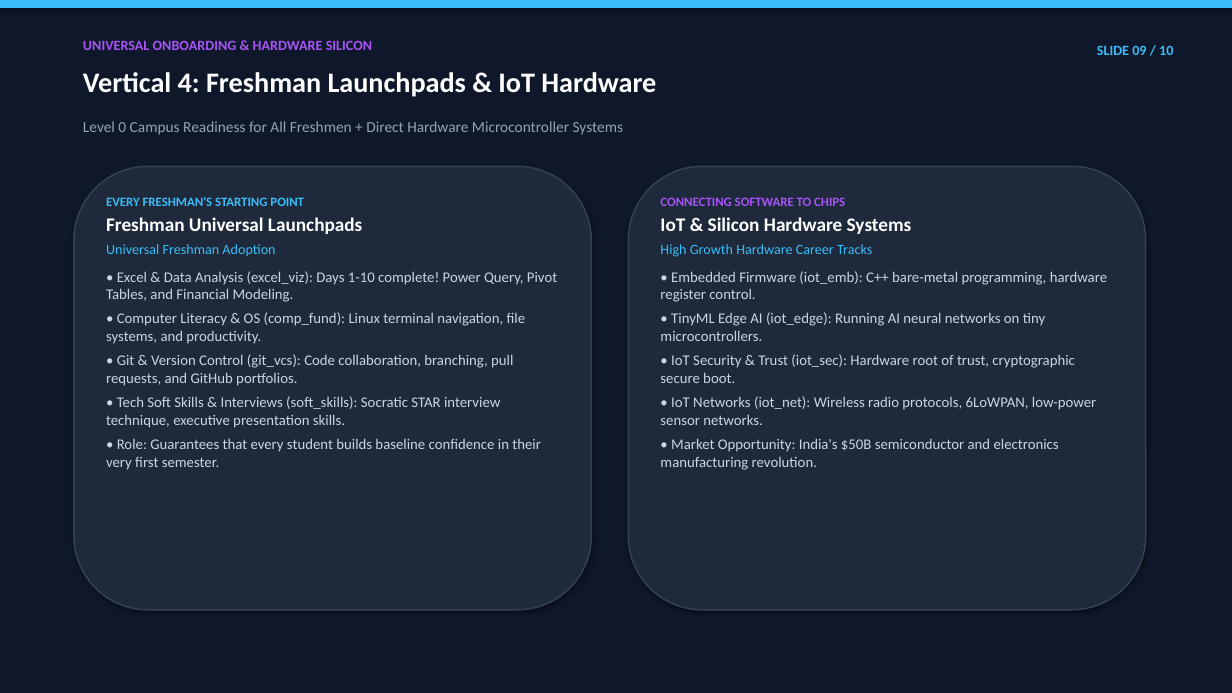
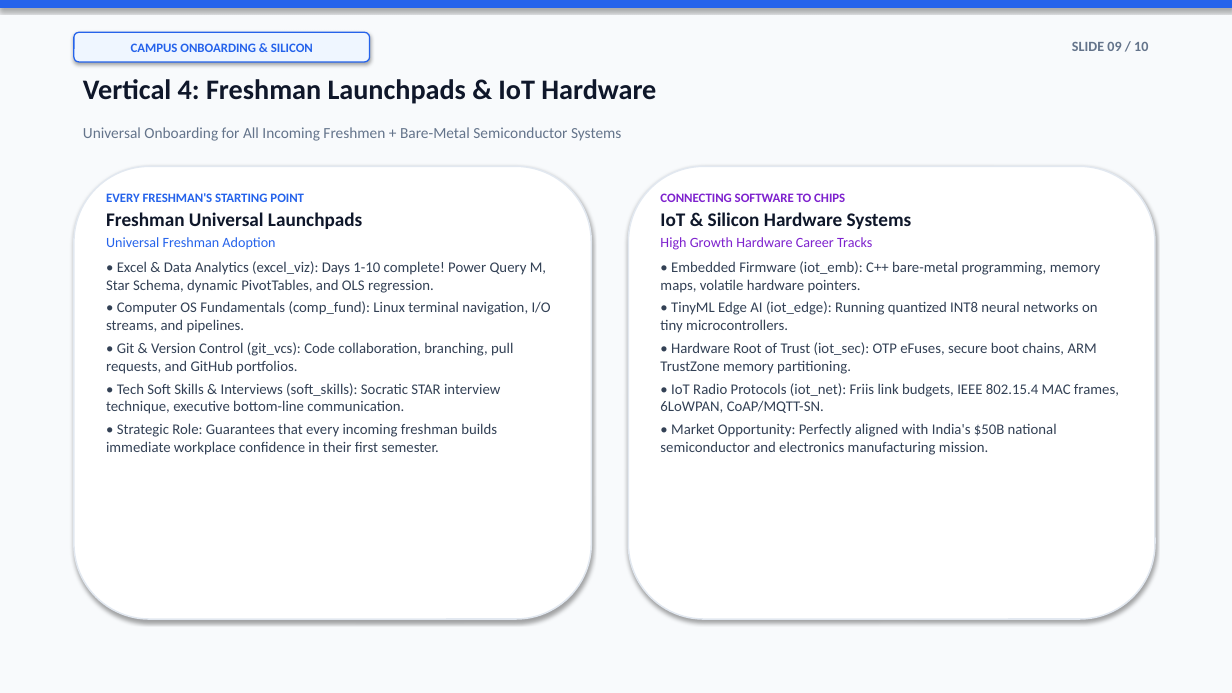
Before and after one commit to Vinay-N-Kashyap/Present-Career-os, a slide deck: slide 9 of docs/PINIT_CURRICULUM_AND_PRODUCT_10_SLIDE_PITCH_DECK.pptx. Drawn at 1232x693 pixels with LibreOffice and Linux fonts; fonts in the diff are those of the drawing. Boxes give left, top, right and bottom in pixels: in the first picture for what was removed or moved away, otherwise in the second. Text is boxed around its words. In the diff, an @@ line names an element or a change of style, - is before the commit and + after.

Commit message:
feat(presentation): redesign pitch deck with executive light theme, big KPI stats, and clean visual cards (TASK-688)

```diff
--- a/docs/PINIT_CURRICULUM_AND_PRODUCT_10_SLIDE_PITCH_DECK.pptx
+++ b/docs/PINIT_CURRICULUM_AND_PRODUCT_10_SLIDE_PITCH_DECK.pptx
@@ rectangle at (0,0,1232,693): fill #0F172A to #F8FAFC; outline #0F172A 0.75 pt to #F8FAFC 0.75 pt @@
@@ rectangle at (0,0,1232,7): fill #38BDF8 to #2563EB; outline #38BDF8 0.75 pt to #2563EB 0.75 pt @@
@@ rounded rectangle added at (74,32,370,62), fill #EFF6FF, outline #2563EB 1 pt, 10 pt, text #2563EB, bold @@
+CAMPUS ONBOARDING & SILICON
@@ text removed at (83,40,372,50) @@
-UNIVERSAL ONBOARDING & HARDWARE SILICON
@@ text "SLIDE 09 / 10": place and size @@
-text "SLIDE 09 / 10" at (1097,45,1173,55)
+text "SLIDE 09 / 10" at (1072,42,1148,51)
@@ text "SLIDE 09 / 10" at (1072,42,1148,51): text colour #38BDF8 to #64748B @@
@@ text "Vertical 4: Freshman Launchpads & ...": place and size @@
-text "Vertical 4: Freshman Launchpads & ..." at (83,72,656,97)
+text "Vertical 4: Freshman Launchpads & ..." at (83,79,656,104)
@@ text "Vertical 4: Freshman Launchpads & ..." at (83,79,656,104): text colour #FFFFFF to #0F172A @@
@@ text at (83,127,621,141): text changed; text colour #94A3B8 to #64748B @@
-Level 0 Campus Readiness for All Freshmen + Direct Hardware Microcontroller Systems
+Universal Onboarding for All Incoming Freshmen + Bare-Metal Semiconductor Systems
@@ rounded rectangle: place and size @@
-rounded rectangle at (74,166,592,610)
+rounded rectangle at (74,166,592,619)
@@ rounded rectangle at (74,166,592,619): fill #1E293B to #FFFFFF; outline #334155 1.2 pt to #E2E8F0 1.2 pt @@
@@ rounded rectangle at (628,166,1155,619): fill #1E293B to #FFFFFF; outline #334155 1.2 pt to #E2E8F0 1.2 pt @@
@@ rounded rectangle: place and size @@
-rounded rectangle at (628,166,1146,610)
+rounded rectangle at (628,166,1155,619)
@@ text at (106,193,513,374): text colour #38BDF8 to #2563EB in "EVERY FRESHMAN'S STARTING POINT", "Universal Freshman Adoption"; text colour #FFFFFF to #0F172A in "Freshman Universal Launchpads"; text colour #CBD5E1 to #334155 in "• Git & Version Control (git_vcs): Code ..."; less space between paragraphs @@
@@ text at (660,193,912,250): text colour #A855F7 to #7E22CE in "CONNECTING SOFTWARE TO CHIPS"; text colour #FFFFFF to #0F172A in "IoT & Silicon Hardware Systems"; text colour #38BDF8 to #7E22CE in "High Growth Hardware Career Tracks"; less space between paragraphs @@
@@ text at (106,261,551,333): text changed; text colour #CBD5E1 to #334155 @@
-• Excel & Data Analysis (excel_viz): Days 1-10 complete! Power Query, Pivot Tables, and Financial Modeling.
-• Computer Literacy & OS (comp_fund): Linux terminal navigation, file systems, and productivity.
+• Excel & Data Analytics (excel_viz): Days 1-10 complete! Power Query M, Star Schema, dynamic PivotTables, and OLS regression.
+• Computer OS Fundamentals (comp_fund): Linux terminal navigation, I/O streams, and pipelines.
@@ text at (660,261,1119,455): text changed; text colour #CBD5E1 to #334155 @@
-• Embedded Firmware (iot_emb): C++ bare-metal programming, hardware register control.
-• TinyML Edge AI (iot_edge): Running AI neural networks on tiny microcontrollers.
-• IoT Security & Trust (iot_sec): Hardware root of trust, cryptographic secure boot.
-• IoT Networks (iot_net): Wireless radio protocols, 6LoWPAN, low-power sensor networks.
-• Market Opportunity: India's $50B semiconductor and electronics manufacturing revolution.
+• Embedded Firmware (iot_emb): C++ bare-metal programming, memory maps, volatile hardware pointers.
+• TinyML Edge AI (iot_edge): Running quantized INT8 neural networks on tiny microcontrollers.
+• Hardware Root of Trust (iot_sec): OTP eFuses, secure boot chains, ARM TrustZone memory partitioning.
+• IoT Radio Protocols (iot_net): Friis link budgets, IEEE 802.15.4 MAC frames, 6LoWPAN, CoAP/MQTT-SN.
+• Market Opportunity: Perfectly aligned with India's $50B national semiconductor and electronics manufacturing mission.
@@ text at (106,383,500,455): text changed; text colour #CBD5E1 to #334155 @@
-• Tech Soft Skills & Interviews (soft_skills): Socratic STAR interview technique, executive presentation skills.
-• Role: Guarantees that every student builds baseline confidence in their very first semester.
+• Tech Soft Skills & Interviews (soft_skills): Socratic STAR interview technique, executive bottom-line communication.
+• Strategic Role: Guarantees that every incoming freshman builds immediate workplace confidence in their first semester.
```
Also in this commit, not shown: 9 other slides changed, 1 other file.
